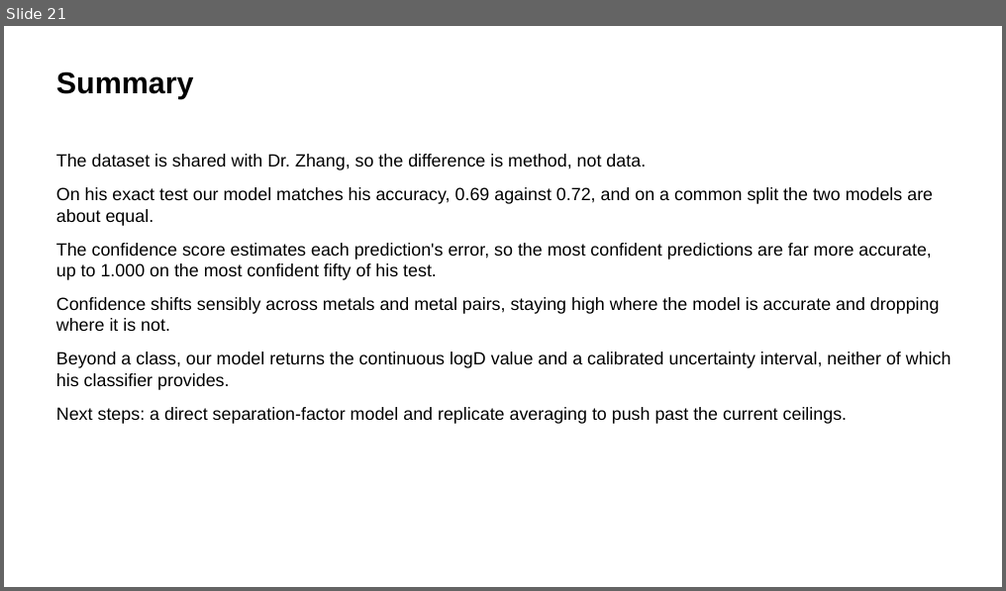
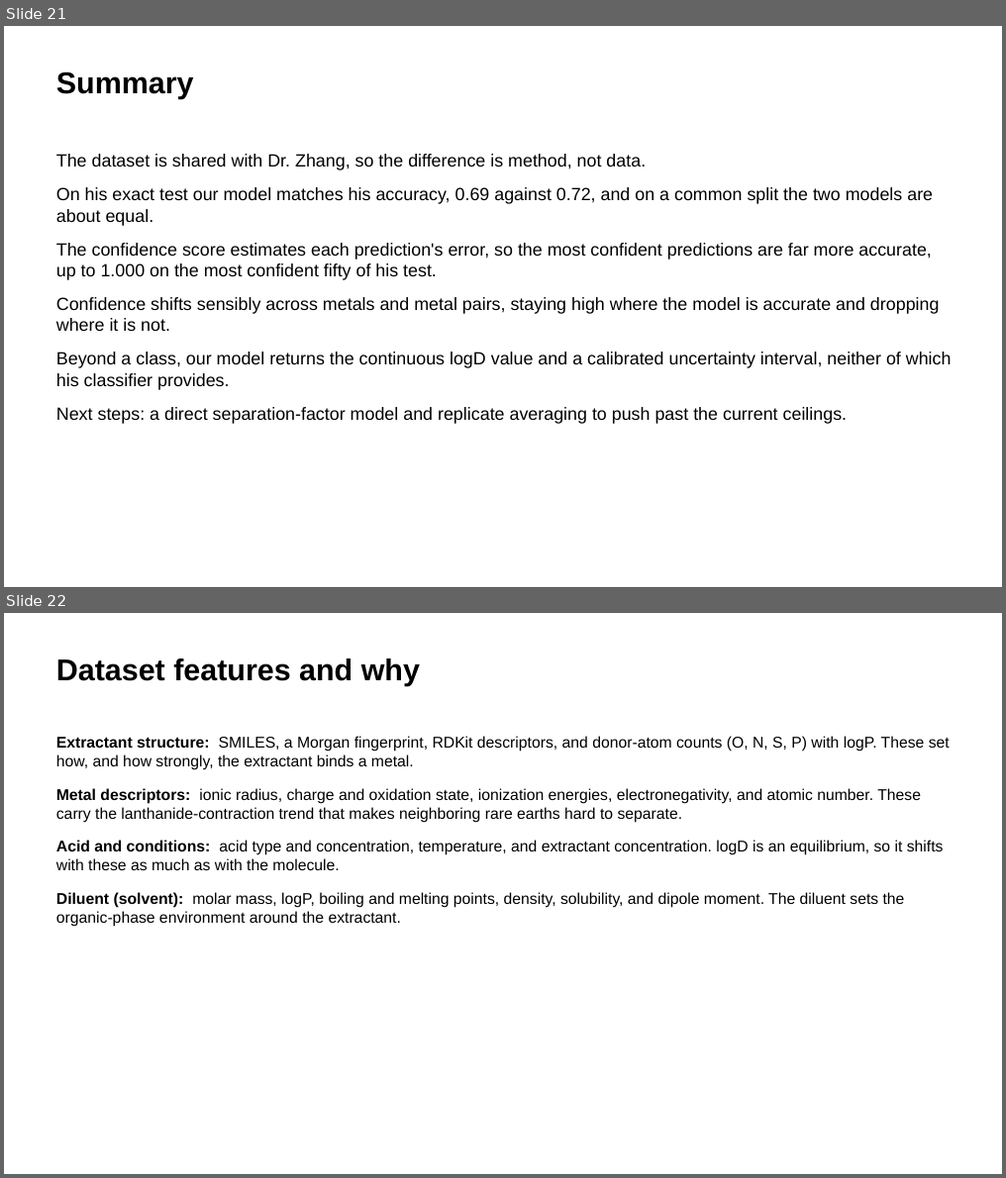
Before and after one commit to SkyEpstein/Machine-learning-to-separate-f-elements-2, a slide deck: docs/REE_Results_Slides_Final.pptx. Shown one above the other, each under a label of ours: slide 21 before the commit, slides 21 and 22 after it. The pictures are 1006x591 and 1006x1178 pixels, drawn with LibreOffice and Linux fonts; fonts in the diff are those of the drawing. Boxes give left, top, right and bottom in pixels: in the first picture for what was removed or moved away, otherwise in the second. Text is boxed around its words. In the diff, an @@ line names an element or a change of style, - is before the commit and + after.

```diff
--- a/docs/REE_Results_Slides_Final.pptx
+++ b/docs/REE_Results_Slides_Final.pptx
@@ slide 22 added at (4,613,1002,1174), background #FFFFFF @@
@@ text added at (56,659,420,686), 29 pt, text #000000, bold @@
+Dataset features and why
@@ text added at (56,736,949,927), 15 pt, text #000000 @@
+Extractant structure: SMILES, a Morgan fingerprint, RDKit descriptors, and donor-atom counts (O, N, S, P) with logP. These set how, and how strongly, the extractant binds a metal.
+Metal descriptors: ionic radius, charge and oxidation state, ionization energies, electronegativity, and atomic number. These carry the lanthanide-contraction trend that makes neighboring rare earths hard to separate.
+Acid and conditions: acid type and concentration, temperature, and extractant concentration. logD is an equilibrium, so it shifts with these as much as with the molecule.
+Diluent (solvent): molar mass, logP, boiling and melting points, density, solubility, and dipole moment. The diluent sets the organic-phase environment around the extractant.
```
Also in this commit, not shown: 2 other slides added, 2 other files.
